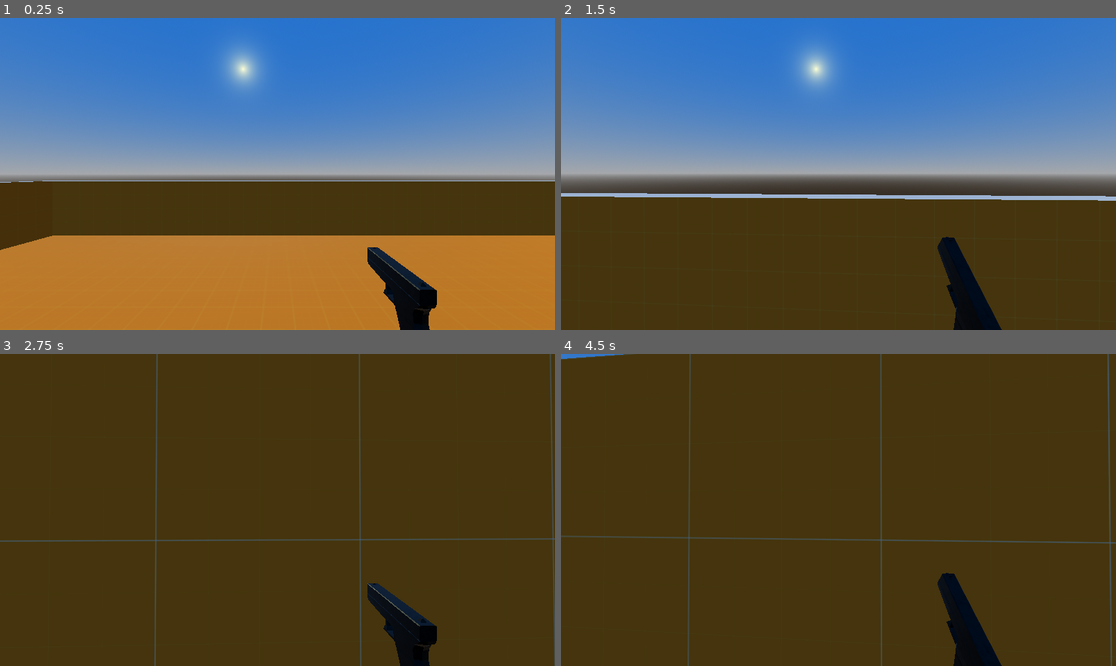
Above: before the commit, frames 1-4 (two rows, left to right).
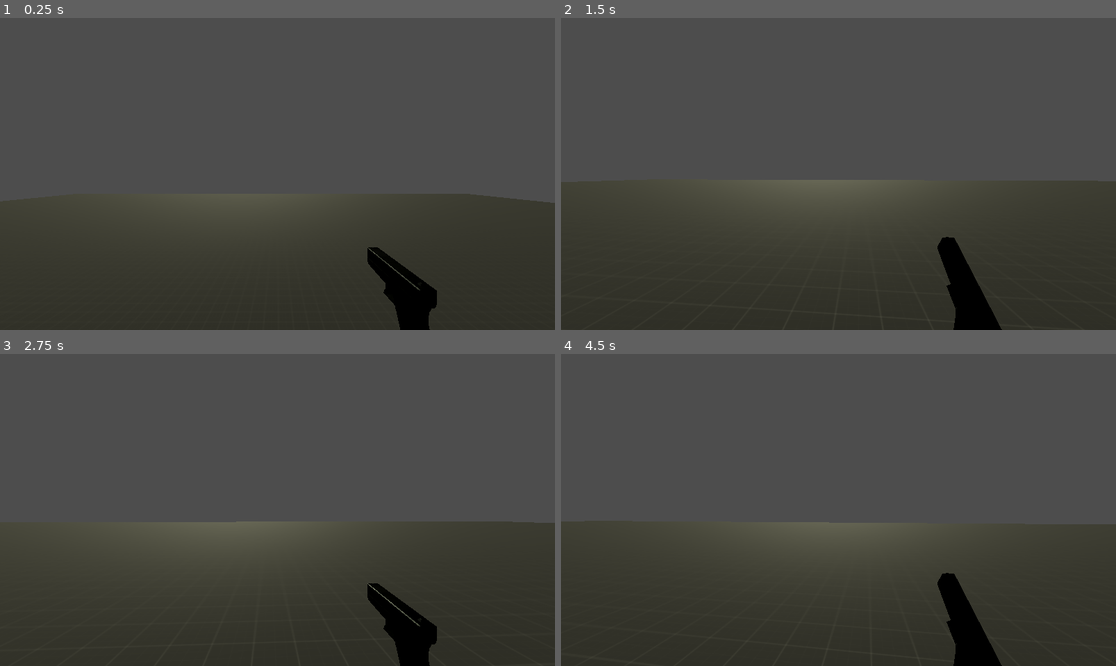
Above: after the commit, the same moments.

Repository: MyDogsEd/shiver
Game: Godot game, scene res://scenes/levels/world.tscn
Same seed, same stepped clock (60 frames per second), same inputs: the game is played once before the commit and once after it.
Inputs (mouse positions are in pixels of both pictures, inside the frame that each line leads up to):
- Up to frame 1 (0.25 s): no input
- Up to frame 2 (1.5 s): move the mouse to (866, 174) at 0.52 s; hold W (forward) from 0.53 s (still down); click (866, 174) at 0.6 s; tap Space (jump) at 0.77 s; move the mouse to (810, 174) at 1.27 s; click (810, 174) at 1.35 s
- Up to frame 3 (2.75 s): keep holding W (forward); tap Space (jump) at 1.52 s; move the mouse to (288, 503) at 2.02 s; click (288, 503) at 2.1 s
- Up to frame 4 (4.5 s): keep holding W (forward); move the mouse to (832, 516) at 2.77 s; click (832, 516) at 2.85 s; tap Space (jump) at 3.02, 3.77 s; move the mouse to (877, 513) at 3.52 s; click (877, 513) at 3.6 s; move the mouse to (794, 506) at 4.27 s; click (794, 506) at 4.35 s

The runs differ from the first frame. In frame 1, 99% of the frame differs, in the area x 0-100%, y 0-100%; in frame 2, 95%; in frame 3, 97%; in frame 4, 98%.

Commit message:
Viewport size update

Diff:
--- a/project.godot
+++ b/project.godot
@@ -14,6 +14,12 @@
 run/main_scene="res://scenes/levels/world.tscn"
 config/features=PackedStringArray("4.3", "Forward Plus")
 config/icon="res://icon.svg"
+
+[display]
+
+window/size/viewport_width=1920
+window/size/viewport_height=1080
+window/size/mode=4
 
 [input]
 
--- /dev/null
+++ b/scenes/levels/dust2.tscn
@@ -0,0 +1,59 @@
+[gd_scene format=3 uid="uid://pear246g3i7t"]
+
+[node name="Dust2" type="Node3D"]
+transform = Transform3D(1, 0, 0, 0, 1, 0, 0, 0, 1, 0, 2, 0)
+
+[node name="Map" type="CSGCombiner3D" parent="."]
+
+[node name="MidFloor" type="CSGBox3D" parent="Map"]
+transform = Transform3D(1, 0, 0, 0, 1, 0, 0, 0, 1, 0, -2, 5)
+size = Vector3(7, 1, 13)
+
+[node name="MidDoor" type="CSGBox3D" parent="Map"]
+transform = Transform3D(1, 0, 0, 0, 1, 0, 0, 0, 1, 0, 1, 0)
+size = Vector3(7, 5, 1)
+
+[node name="Subtractor" type="CSGBox3D" parent="Map/MidDoor"]
+transform = Transform3D(1, 0, 0, 0, 1, 0, 0, 0, 1, 0, -0.5, 0)
+operation = 2
+size = Vector3(3, 4, 1)
+
+[node name="XBox" type="CSGBox3D" parent="Map"]
+transform = Transform3D(1, 0, 0, 0, 1, 0, 0, 0, 1, 2.5, -0.5, 4.5)
+size = Vector3(2, 2, 2)
+
+[node name="MidRamp" type="CSGBox3D" parent="Map"]
+transform = Transform3D(1, 0, 0, 0, 0.969046, 0.246881, 0, -0.246881, 0.969046, 0, -0.0540689, 16.6828)
+size = Vector3(7, 1, 16.5234)
+
+[node name="RampTop" type="CSGBox3D" parent="Map"]
+transform = Transform3D(1, 0, 0, 0, 1, 0, 0, 0, 1, 0, 2, 27.5)
+size = Vector3(7, 1, 6)
+
+[node name="CatRailing" type="CSGBox3D" parent="Map"]
+transform = Transform3D(1, 0, 0, 0, 1, 0, 0, 0, 1, 3.5, 3, 12)
+size = Vector3(0.5, 1, 25)
+
+[node name="MidCat" type="CSGBox3D" parent="Map"]
+transform = Transform3D(1, 0, 0, 0, 1, 0, 0, 0, 1, 6, 0, 15)
+size = Vector3(5, 5, 31)
+
+[node name="MidEndCatWall" type="CSGBox3D" parent="Map"]
+transform = Transform3D(1, 0, 0, 0, 1, 0, 0, 0, 1, 12, 5.5, 0)
+size = Vector3(17, 6, 1)
+
+[node name="AShort" type="CSGBox3D" parent="Map"]
+transform = Transform3D(1, 0, 0, 0, 1, 0, 0, 0, 1, 19, 2, 3.5)
+size = Vector3(21, 1, 6)
+
+[node name="MidSideCatWall" type="CSGBox3D" parent="Map"]
+transform = Transform3D(1, 0, 0, 0, 1, 0, 0, 0, 1, 9, 4.5, 18.5)
+size = Vector3(1, 6, 24)
+
+[node name="AShortWall" type="CSGBox3D" parent="Map"]
+transform = Transform3D(1, 0, 0, 0, 1, 0, 0, 0, 1, 19.5, 4.5, 7)
+size = Vector3(20, 6, 1)
+
+[node name="AShortBox" type="CSGBox3D" parent="Map"]
+transform = Transform3D(1, 0, 0, 0, 1, 0, 0, 0, 1, 28.5, 3.5, 5.5)
+size = Vector3(2, 2, 2)
--- a/scenes/levels/world.tscn
+++ b/scenes/levels/world.tscn
@@ -1,40 +1,32 @@
-[gd_scene load_steps=7 format=3 uid="uid://3gb1gi3a6vm8"]
+[gd_scene load_steps=6 format=3 uid="uid://3gb1gi3a6vm8"]
 
-[ext_resource type="Environment" uid="uid://ss2ogofy2bsk" path="res://world_environment_res.tres" id="1_37suf"]
-[ext_resource type="Texture2D" uid="uid://r1fiuk60ofvc" path="res://assets/textures/dev_textures/light/texture_02.png" id="3_c7w7c"]
-[ext_resource type="Texture2D" uid="uid://c24hambcapext" path="res://assets/textures/dev_textures/orange/texture_02.png" id="4_5bpwq"]
+[ext_resource type="Texture2D" uid="uid://db3u1cayjl8l2" path="res://assets/textures/dev_textures/dark/texture_01.png" id="5_gdwmx"]
 [ext_resource type="PackedScene" uid="uid://yl6r2hwieqr6" path="res://scenes/entities/player.tscn" id="5_phf43"]
 
-[sub_resource type="StandardMaterial3D" id="StandardMaterial3D_e3otc"]
-albedo_texture = ExtResource("3_c7w7c")
+[sub_resource type="StandardMaterial3D" id="StandardMaterial3D_ccfyu"]
+albedo_texture = ExtResource("5_gdwmx")
 uv1_triplanar = true
 
-[sub_resource type="StandardMaterial3D" id="StandardMaterial3D_7ah6o"]
-albedo_texture = ExtResource("4_5bpwq")
-uv1_triplanar = true
+[sub_resource type="PlaneMesh" id="PlaneMesh_jh044"]
+material = SubResource("StandardMaterial3D_ccfyu")
+size = Vector2(100, 100)
+
+[sub_resource type="WorldBoundaryShape3D" id="WorldBoundaryShape3D_ap7ap"]
 
 [node name="World" type="Node3D"]
+transform = Transform3D(1, 0, 0, 0, 1, 0, 0, 0, 1, 0, 0.348211, 0)
 
 [node name="Sun" type="DirectionalLight3D" parent="."]
 transform = Transform3D(-0.862332, -0.484116, -0.148375, -0.494358, 0.741583, 0.453504, -0.109517, 0.464421, -0.878817, 0, 84.9916, -18.7487)
 light_color = Color(1, 1, 0.835294, 1)
 
-[node name="WorldEnvironment" type="WorldEnvironment" parent="."]
-environment = ExtResource("1_37suf")
+[node name="Player" parent="." instance=ExtResource("5_phf43")]
+transform = Transform3D(1, 0, 0, 0, 1, 0, 0, 0, 1, 1.46614, 4.79145, 1.47256)
 
-[node name="Level" type="CSGCombiner3D" parent="."]
-use_collision = true
+[node name="MeshInstance3D" type="MeshInstance3D" parent="."]
+mesh = SubResource("PlaneMesh_jh044")
 
-[node name="Walls" type="CSGBox3D" parent="Level"]
-transform = Transform3D(1, 0, 0, 0, 1, 0, 0, 0, 1, -10, 1.5, -9)
-size = Vector3(20, 3, 18)
-material = SubResource("StandardMaterial3D_e3otc")
+[node name="StaticBody3D" type="StaticBody3D" parent="MeshInstance3D"]
 
-[node name="Subtractor" type="CSGBox3D" parent="Level/Walls"]
-transform = Transform3D(1, 0, 0, 0, 1, 0, 0, 0, 1, 0, 1, 0)
-operation = 2
-size = Vector3(19, 3, 17)
-material = SubResource("StandardMaterial3D_7ah6o")
-
-[node name="Player" parent="." instance=ExtResource("5_phf43")]
-transform = Transform3D(1, 0, 0, 0, 1, 0, 0, 0, 1, -11.2604, 2.97559, -10.0536)
+[node name="CollisionShape3D" type="CollisionShape3D" parent="MeshInstance3D/StaticBody3D"]
+shape = SubResource("WorldBoundaryShape3D_ap7ap")
--- /dev/null
+++ b/scenes/objects/object_bullet_casing.gd
@@ -0,0 +1,34 @@
+extends RigidBody3D
+
+# Exports
+
+# The maximum number of bullet casings that can exist at a time
+@export var MAX_BULLET_COUNT := 100;
+
+# Controls the top end of the random force applied to the casings when entering
+# the scene tree
+@export var RANDOM_FORCE_TOP := 5
+
+@export_range(0, 10, 0.01) var RANDOM_ROTATIONAL_TOP := 1
+
+# Static Variables
+static var bullet_count := 0;
+
+
+
+func _enter_tree() -> void:
+	bullet_count += 1;
+	apply_impulse(Vector3(randf_range(RANDOM_FORCE_TOP/2, RANDOM_FORCE_TOP), 0, 0))
+	apply_torque_impulse(Vector3(
+		randf_range(-RANDOM_ROTATIONAL_TOP, RANDOM_ROTATIONAL_TOP),
+	 	randf_range(-RANDOM_ROTATIONAL_TOP, RANDOM_ROTATIONAL_TOP),
+		randf_range(-RANDOM_ROTATIONAL_TOP, RANDOM_ROTATIONAL_TOP)
+	))
+
+
+func _on_timer_timeout() -> void:
+	if (bullet_count >= MAX_BULLET_COUNT):
+		print("casing removed")
+		self.queue_free()
+	print(linear_velocity)
+	print(angular_velocity)
--- a/scenes/objects/object_bullet_casing.tscn
+++ b/scenes/objects/object_bullet_casing.tscn
@@ -1,17 +1,32 @@
-[gd_scene load_steps=3 format=3 uid="uid://crwx54nnlioib"]
+[gd_scene load_steps=5 format=3 uid="uid://crwx54nnlioib"]
 
 [ext_resource type="PackedScene" uid="uid://o21xgv868683" path="res://assets/models/mdl_casing.glb" id="1_4pnvm"]
+[ext_resource type="Script" path="res://scenes/objects/object_bullet_casing.gd" id="1_mcalj"]
+
+[sub_resource type="PhysicsMaterial" id="PhysicsMaterial_8qr6j"]
 
 [sub_resource type="CylinderShape3D" id="CylinderShape3D_qtufs"]
-height = 0.019
-radius = 0.005
+height = 0.057
+radius = 0.015
 
 [node name="ObjectBulletCasing" type="RigidBody3D"]
 transform = Transform3D(1, 0, 0, 0, 1, 0, 0, 0, 1, 7.04918e-06, 5.9566e-05, 3.99873e-05)
-linear_velocity = Vector3(-10, 10, 0)
+collision_layer = 0
+mass = 1000.0
+physics_material_override = SubResource("PhysicsMaterial_8qr6j")
+inertia = Vector3(1, 1, 1)
+linear_damp = 1.0
+script = ExtResource("1_mcalj")
 
 [node name="CollisionShape3D" type="CollisionShape3D" parent="."]
 transform = Transform3D(1, 0, 0, 0, -4.37114e-08, -1, 0, 1, -4.37114e-08, 0, 0, 0)
 shape = SubResource("CylinderShape3D_qtufs")
 
 [node name="mdl_casing" parent="." instance=ExtResource("1_4pnvm")]
+transform = Transform3D(3, 0, 0, 0, 3, 0, 0, 0, 3, 0, 0, 0.001)
+
+[node name="Timer" type="Timer" parent="."]
+wait_time = 5.0
+autostart = true
+
+[connection signal="timeout" from="Timer" to="." method="_on_timer_timeout"]
--- a/scenes/weapons/casing_spawner.gd
+++ b/scenes/weapons/casing_spawner.gd
@@ -3,5 +3,6 @@
 @export var bullet_casing: PackedScene
 
 func spawn_casing():
-	var casing = bullet_casing.instantiate()
+	var casing: RigidBody3D = bullet_casing.instantiate()
+	casing.global_position = global_position
 	get_tree().root.add_child(casing)
--- a/scenes/weapons/glock.gd
+++ b/scenes/weapons/glock.gd
@@ -6,6 +6,7 @@
 func fire_anim(callback: Callable):
 	$AnimationPlayer.play("fire")
 	self.callback = callback
+	#$CasingSpawner.spawn_casing()
 
 func _on_animation_player_animation_finished(anim_name: StringName) -> void:
 	if anim_name == "fire" && callback != null:
--- a/scenes/weapons/glock.tscn
+++ b/scenes/weapons/glock.tscn
@@ -5,48 +5,6 @@
 [ext_resource type="AudioStream" uid="uid://dq07e87rhsg6d" path="res://assets/sounds/9_mm_gunshot-mike-koenig-123.mp3" id="3_u5wmn"]
 [ext_resource type="Script" path="res://scenes/weapons/casing_spawner.gd" id="4_47wpo"]
 [ext_resource type="PackedScene" uid="uid://crwx54nnlioib" path="res://scenes/objects/object_bullet_casing.tscn" id="5_4l5b3"]
-
-[sub_resource type="Animation" id="Animation_g456p"]
-resource_name = "fire"
-length = 0.5
-tracks/0/type = "value"
-tracks/0/imported = false
-tracks/0/enabled = true
-tracks/0/path = NodePath("glock:rotation")
-tracks/0/interp = 1
-tracks/0/loop_wrap = true
-tracks/0/keys = {
-"times": PackedFloat32Array(0, 0.1, 0.5),
-"transitions": PackedFloat32Array(1, 1, 1),
-"update": 0,
-"values": [Vector3(0, 0, 0), Vector3(-0.698132, 0, 0), Vector3(0, 0, 0)]
-}
-tracks/1/type = "value"
-tracks/1/imported = false
-tracks/1/enabled = true
-tracks/1/path = NodePath("GunshotSound:playing")
-tracks/1/interp = 1
-tracks/1/loop_wrap = true
-tracks/1/keys = {
-"times": PackedFloat32Array(0, 0.5),
-"transitions": PackedFloat32Array(1, 1),
-"update": 1,
-"values": [true, false]
-}
-tracks/2/type = "method"
-tracks/2/imported = false
-tracks/2/enabled = true
-tracks/2/path = NodePath("CasingSpawner")
-tracks/2/interp = 1
-tracks/2/loop_wrap = true
-tracks/2/keys = {
-"times": PackedFloat32Array(0),
-"transitions": PackedFloat32Array(1),
-"values": [{
-"args": [],
-"method": &"spawn_casing"
-}]
-}
 
 [sub_resource type="Animation" id="Animation_00cbn"]
 length = 0.001
@@ -75,6 +33,48 @@
 "values": [false]
 }
 
+[sub_resource type="Animation" id="Animation_g456p"]
+resource_name = "fire"
+length = 0.5
+tracks/0/type = "value"
+tracks/0/imported = false
+tracks/0/enabled = true
+tracks/0/path = NodePath("glock:rotation")
+tracks/0/interp = 1
+tracks/0/loop_wrap = true
+tracks/0/keys = {
+"times": PackedFloat32Array(0, 0.1, 0.5),
+"transitions": PackedFloat32Array(1, 1, 1),
+"update": 0,
+"values": [Vector3(0, 0, 0), Vector3(-0.698132, 0, 0), Vector3(0, 0, 0)]
+}
+tracks/1/type = "value"
+tracks/1/imported = false
+tracks/1/enabled = true
+tracks/1/path = NodePath("GunshotSound:playing")
+tracks/1/interp = 1
+tracks/1/loop_wrap = true
+tracks/1/keys = {
+"times": PackedFloat32Array(0, 1.76667),
+"transitions": PackedFloat32Array(1, 1),
+"update": 1,
+"values": [true, false]
+}
+tracks/2/type = "method"
+tracks/2/imported = false
+tracks/2/enabled = true
+tracks/2/path = NodePath("CasingSpawner")
+tracks/2/interp = 1
+tracks/2/loop_wrap = true
+tracks/2/keys = {
+"times": PackedFloat32Array(0),
+"transitions": PackedFloat32Array(1),
+"values": [{
+"args": [],
+"method": &"spawn_casing"
+}]
+}
+
 [sub_resource type="AnimationLibrary" id="AnimationLibrary_yxfpt"]
 _data = {
 "RESET": SubResource("Animation_00cbn"),
--- a/world_sky.tres
+++ b/world_sky.tres
@@ -1,8 +1,10 @@
-[gd_resource type="Sky" load_steps=2 format=3 uid="uid://cgky37us5goim"]
+[gd_resource type="Sky" load_steps=3 format=3 uid="uid://cgky37us5goim"]
 
-[sub_resource type="ProceduralSkyMaterial" id="ProceduralSkyMaterial_yvont"]
-sky_top_color = Color(0.14438, 0.442785, 0.808247, 1)
-sun_curve = 0.0891924
+[ext_resource type="Shader" path="res://scenes/levels/world.gdshader" id="1_qcg5a"]
+
+[sub_resource type="ShaderMaterial" id="ShaderMaterial_av27e"]
+render_priority = 0
+shader = ExtResource("1_qcg5a")
 
 [resource]
-sky_material = SubResource("ProceduralSkyMaterial_yvont")
+sky_material = SubResource("ShaderMaterial_av27e")
